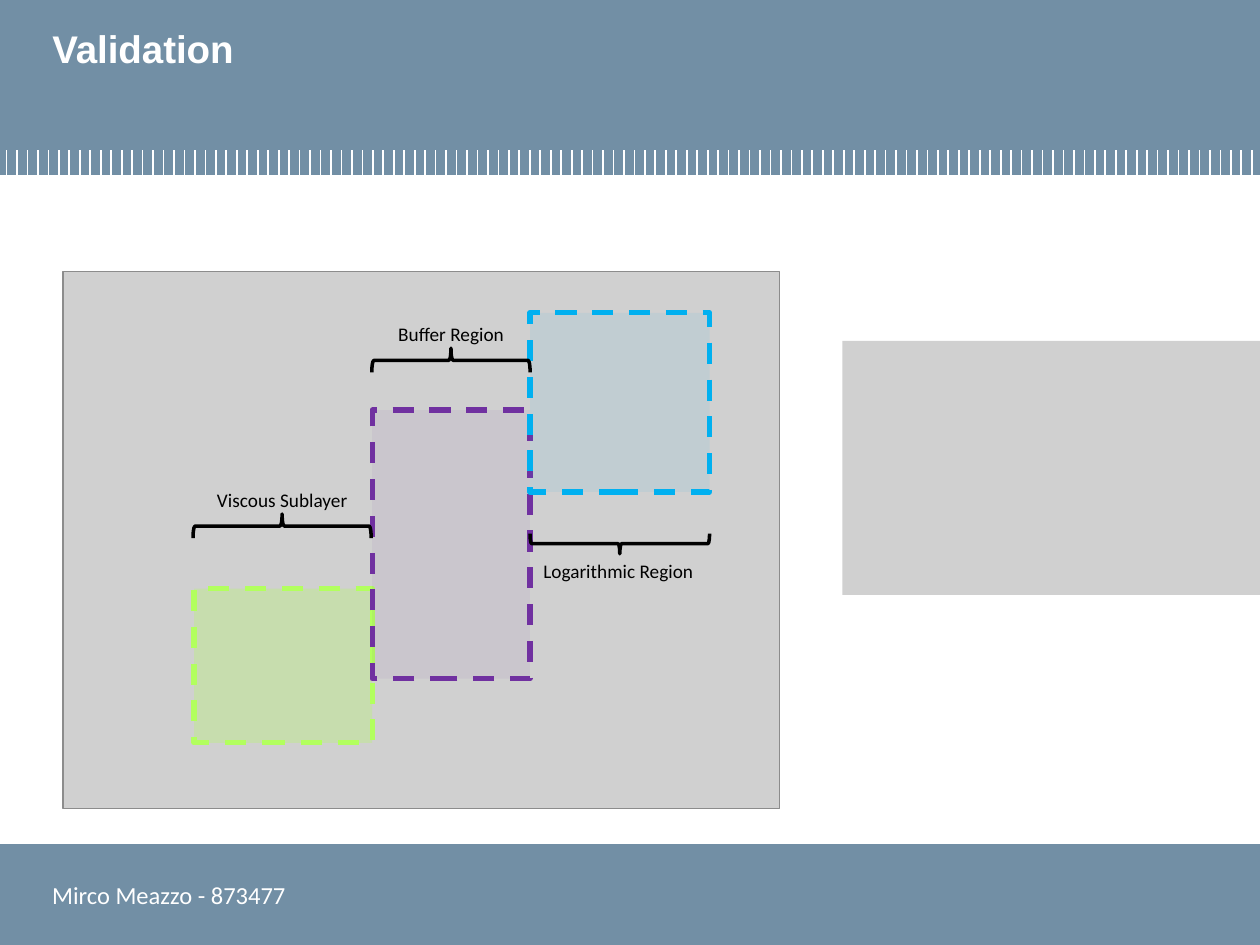
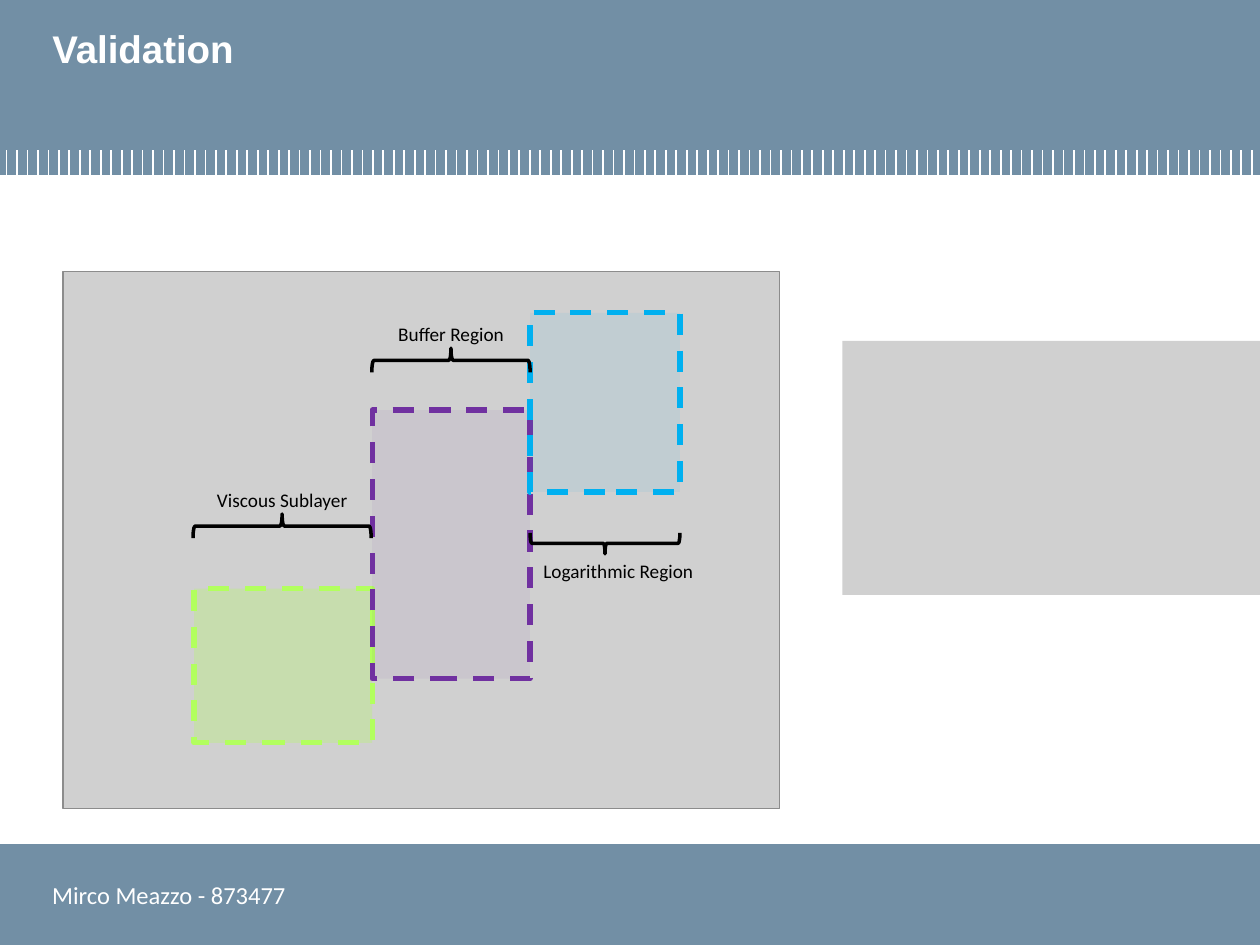
Before and after one commit to mircuz/channel_report, a slide deck: slide 10 of presentazione_meazzo.pptx. Drawn at 1260x945 pixels with LibreOffice and Linux fonts; fonts in the diff are those of the drawing; grey boxes stand for pictures; background and template pictures are left out. Boxes give left, top, right and bottom in pixels: in the first picture for what was removed or moved away, otherwise in the second. Text is boxed around its words. In the diff, an @@ line names an element or a change of style, - is before the commit and + after.

```diff
--- a/presentazione_meazzo.pptx
+++ b/presentazione_meazzo.pptx
@@ rectangle: place and size @@
-rectangle at box(530, 312, 711, 491)
+rectangle at box(530, 312, 680, 491)
@@ left brace: place and size @@
-left brace at box(530, 534, 710, 554)
+left brace at box(530, 533, 680, 554)
```
Also in this commit, not shown: 10 other slides changed.
